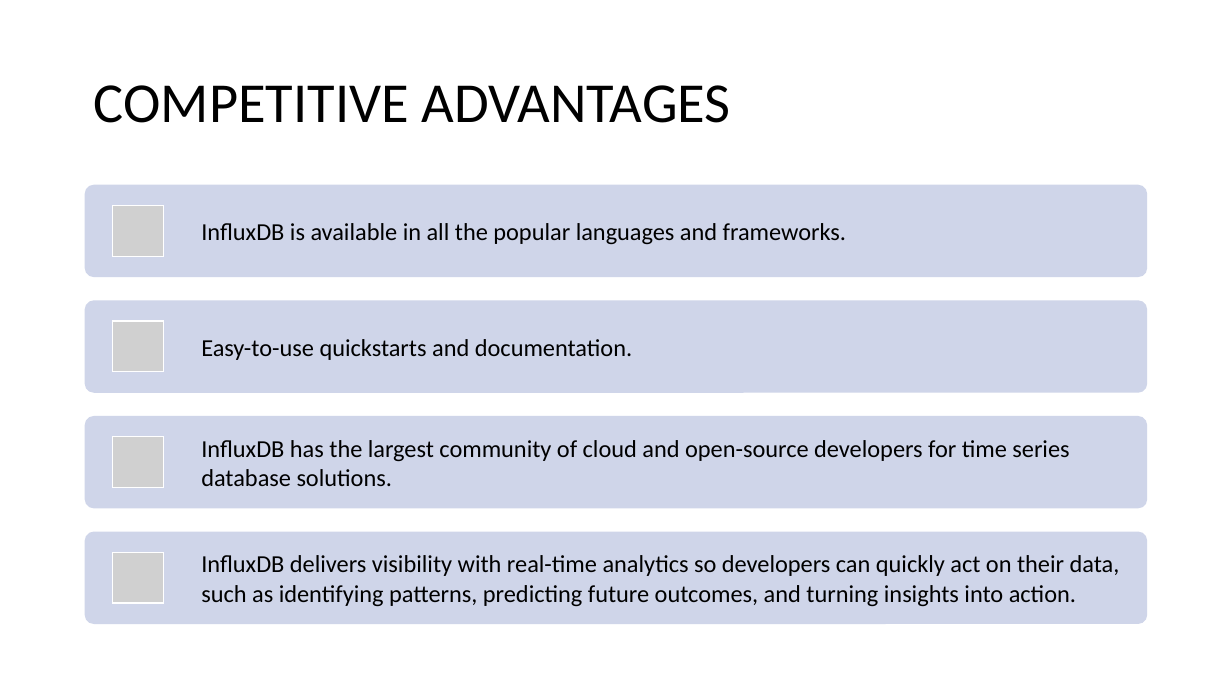
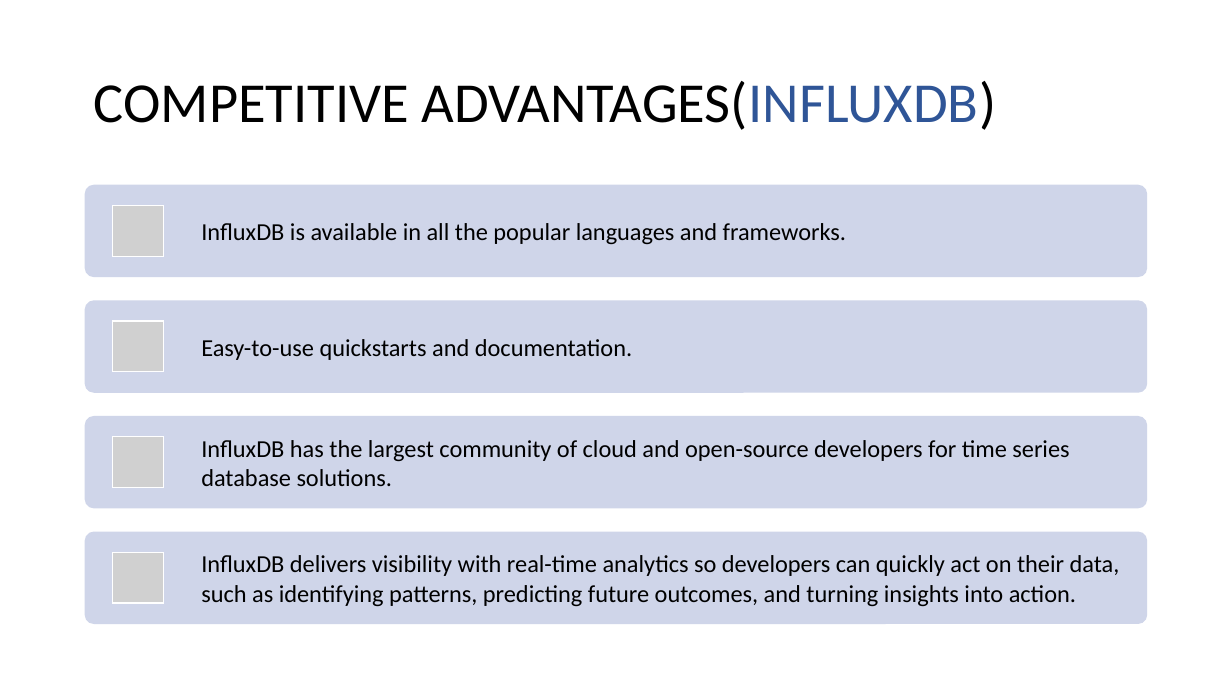
Before and after one commit to Warglaive/SaaS-MachineLearningPlatform-Research, a slide deck: slide 2 of Tech Stack/DatabasesComparison.pptx. Drawn at 1232x693 pixels with LibreOffice and Linux fonts; fonts in the diff are those of the drawing; grey boxes stand for pictures. Boxes give left, top, right and bottom in pixels: in the first picture for what was removed or moved away, otherwise in the second. Text is boxed around its words. In the diff, an @@ line names an element or a change of style, - is before the commit and + after.

```diff
--- a/Tech Stack/DatabasesComparison.pptx
+++ b/Tech Stack/DatabasesComparison.pptx
@@ title at [94,81,997,130]: text changed @@
-COMPETITIVE ADVANTAGES
+COMPETITIVE ADVANTAGES(INFLUXDB)
```
Also in this commit, not shown: 3 other slides changed, 3 slides added.
